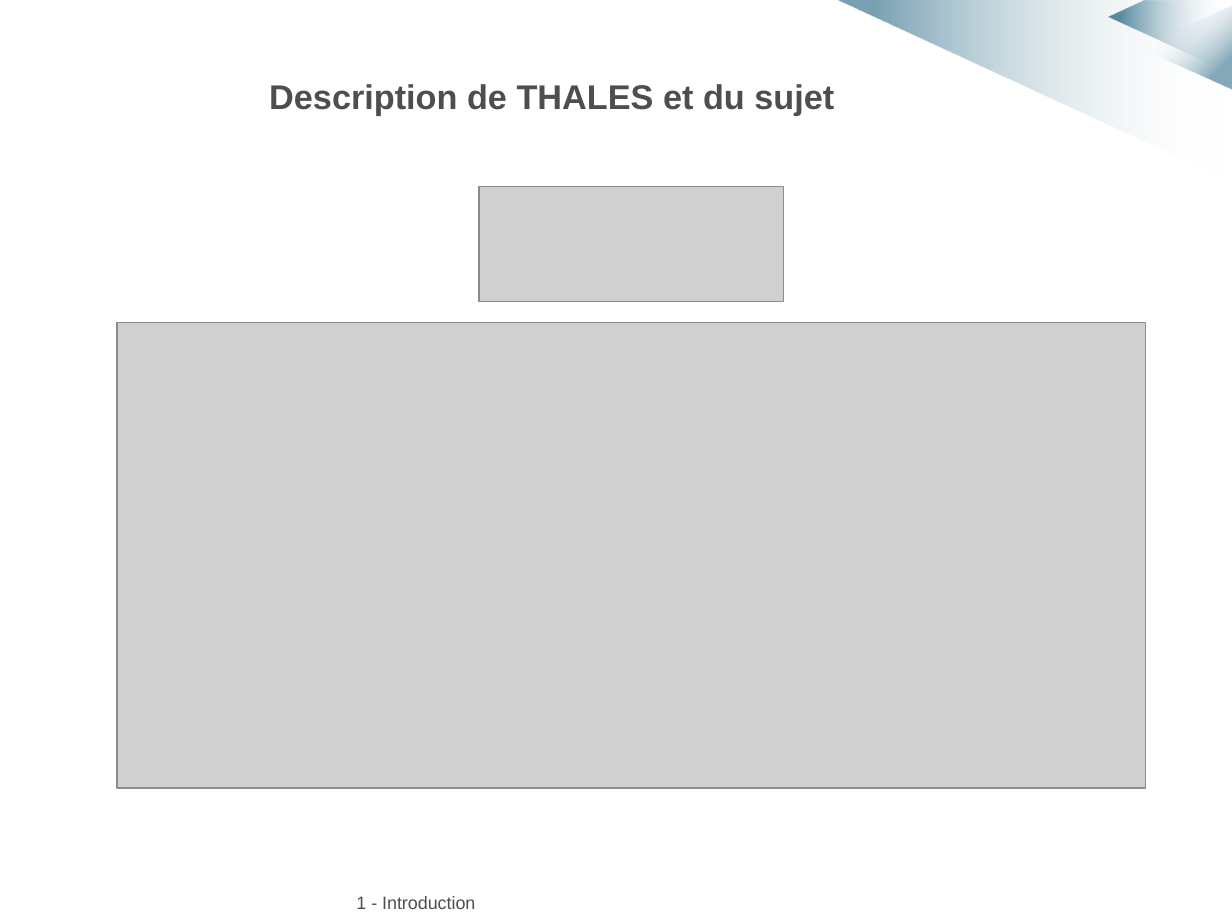
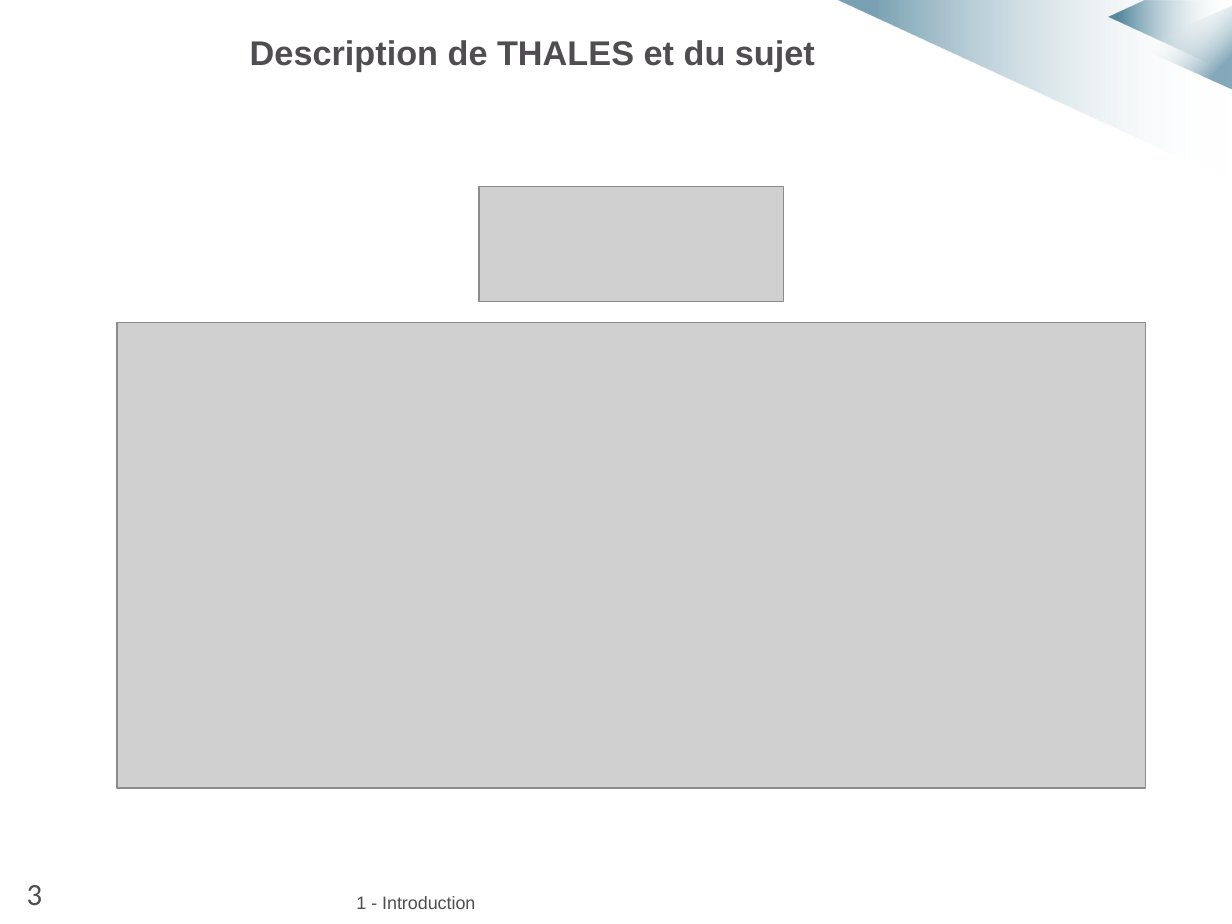
Before and after one commit to MarvynPannetier/ACSinternship, a slide deck: slide 4 of Diapo_soutenance_anim.pptx. Drawn at 1232x924 pixels with LibreOffice and Linux fonts; fonts in the diff are those of the drawing; grey boxes stand for pictures; background and template pictures are left out. Boxes give left, top, right and bottom in pixels: in the first picture for what was removed or moved away, otherwise in the second. Text is boxed around its words. In the diff, an @@ line names an element or a change of style, - is before the commit and + after.

```diff
--- a/Diapo_soutenance_anim.pptx
+++ b/Diapo_soutenance_anim.pptx
@@ text "Description de THALES et du ...": place and size @@
-text "Description de THALES et du ..." at box(269, 84, 834, 116)
+text "Description de THALES et du ..." at box(250, 40, 815, 72)
@@ text added at box(27, 885, 43, 905), 18 pt, text #4F4D50 @@
+3
```
Also in this commit, not shown: 18 other slides changed, 1 other file.
